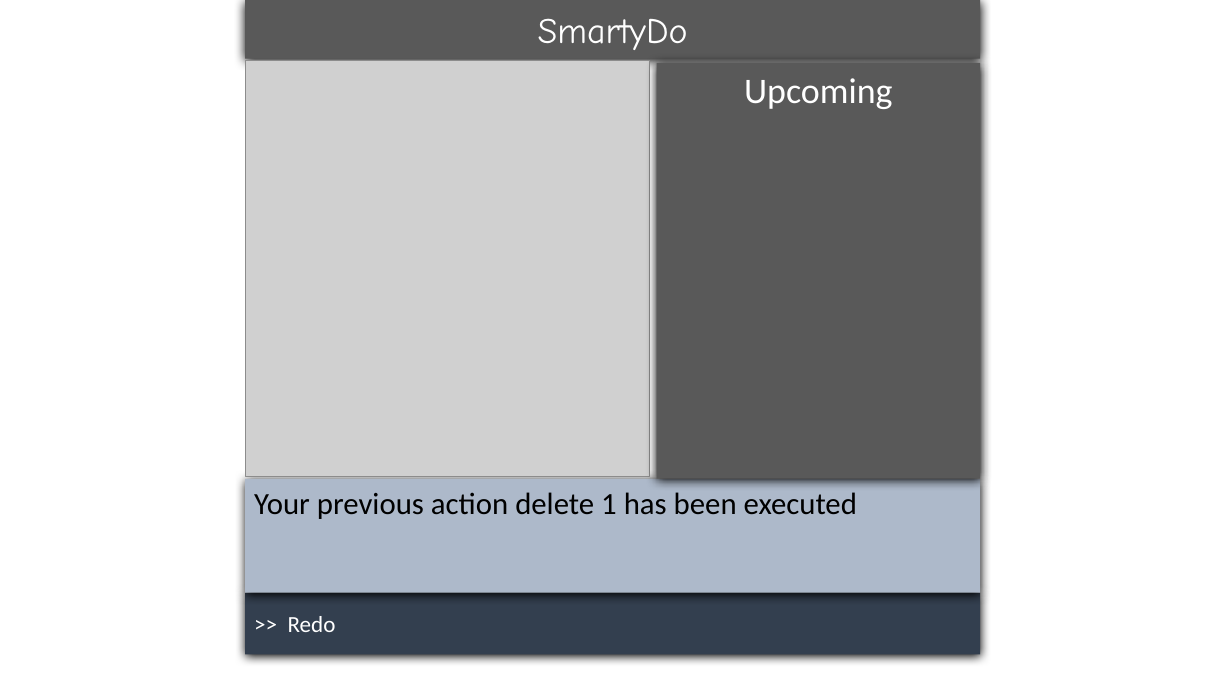
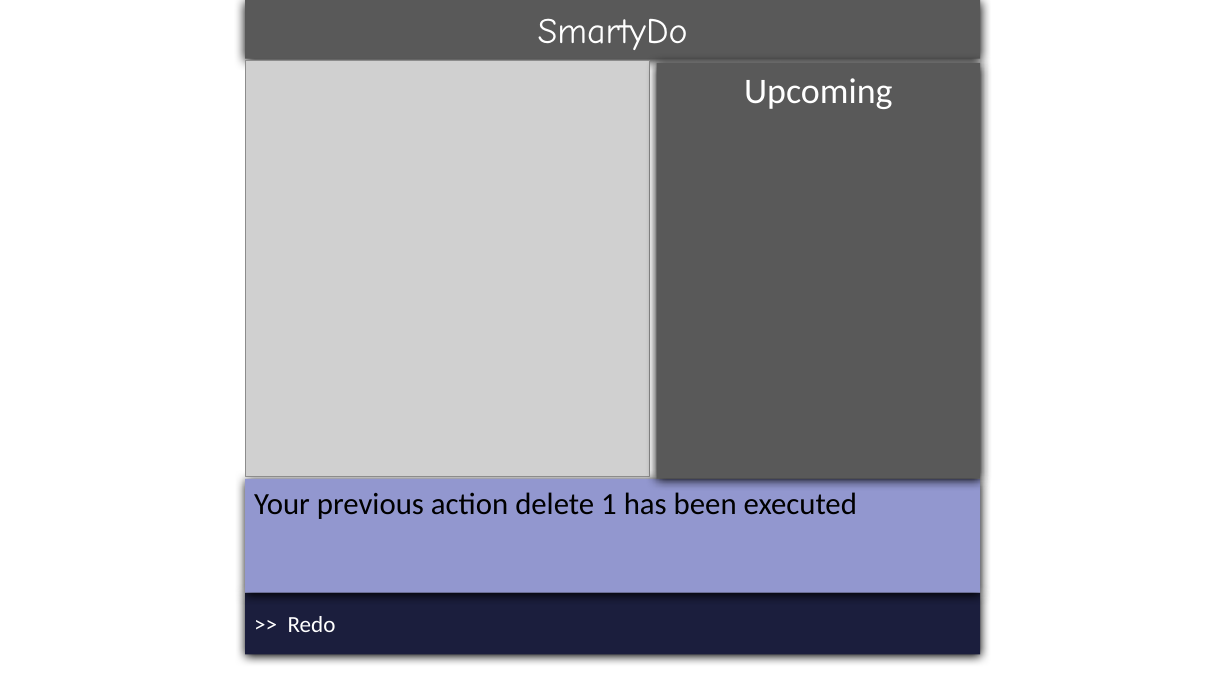
Before and after one commit to se-edu/addressbook-level4, a slide deck: slide 3 of docs/diagrams/UserGuide Drawings.pptx. Drawn at 1232x693 pixels with LibreOffice and Linux fonts; fonts in the diff are those of the drawing; grey boxes stand for pictures. Boxes give left, top, right and bottom in pixels: in the first picture for what was removed or moved away, otherwise in the second. Text is boxed around its words. In the diff, an @@ line names an element or a change of style, - is before the commit and + after.

```diff
--- a/docs/diagrams/UserGuide Drawings.pptx
+++ b/docs/diagrams/UserGuide Drawings.pptx
@@ rectangle "Your previous action delete 1 ..." at [245, 479, 981, 592]: fill #ADB9CA to #9297CF @@
@@ rectangle ">> Redo" at [245, 592, 981, 654]: fill #333F50 to #1B1E3E @@
```
Also in this commit, not shown: 2 other slides changed, 8 slides added, 13 other files.
